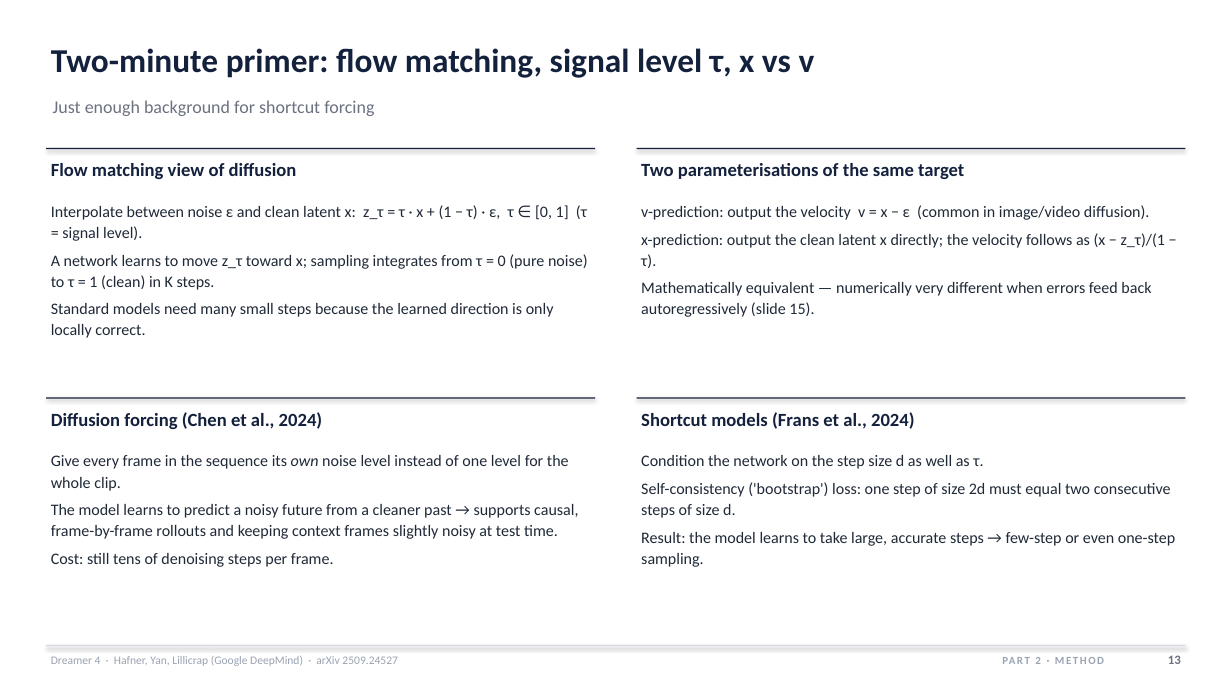
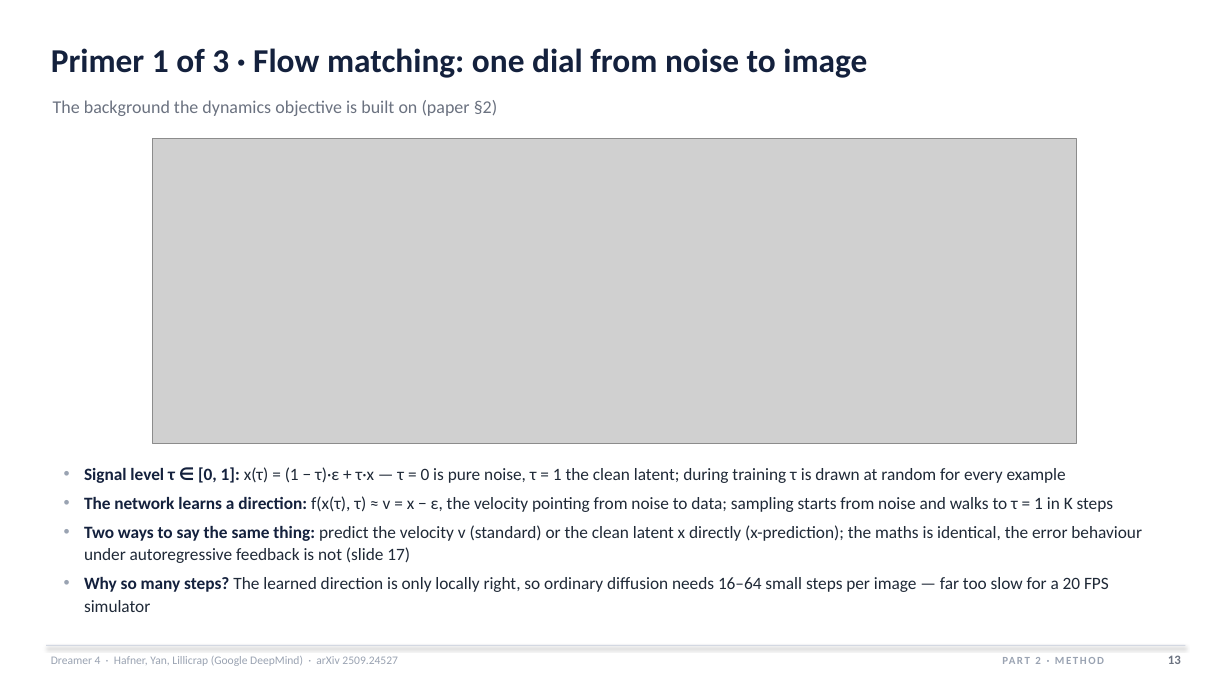
Before and after one commit to HarmannBitte/Dreamer-4, a slide deck: slide 13 of presentation/Dreamer4_Deep_Dive.pptx. Drawn at 1232x693 pixels with LibreOffice and Linux fonts; fonts in the diff are those of the drawing; grey boxes stand for pictures. Boxes give left, top, right and bottom in pixels: in the first picture for what was removed or moved away, otherwise in the second. Text is boxed around its words. In the diff, an @@ line names an element or a change of style, - is before the commit and + after.

Commit message:
Presentation: three-slide method primer (flow matching, diffusion forcing, shortcut models) + schematic tokenizer/dynamics slides with diagrams (41 slides); PDF re-rendered

```diff
--- a/presentation/Dreamer4_Deep_Dive.pptx
+++ b/presentation/Dreamer4_Deep_Dive.pptx
@@ text at [51,48,867,78]: text changed @@
-Two-minute primer: flow matching, signal level τ, x vs v
+Primer 1 of 3 · Flow matching: one dial from noise to image
@@ text at [53,100,498,116]: text changed @@
-Just enough background for shortcut forcing
+The background the dynamics objective is built on (paper §2)
@@ rectangle removed at [46,148,595,149] @@
@@ picture added at [152,139,1077,444] @@
@@ rectangle removed at [637,148,1186,149] @@
@@ text removed at [51,163,297,179] @@
-Flow matching view of diffusion
@@ text removed at [641,163,964,179] @@
-Two parameterisations of the same target
@@ text removed at [51,205,588,338] @@
-Interpolate between noise ε and clean latent x: z_τ = τ · x + (1 − τ) · ε, τ ∈ [0, 1] (τ = signal level).
-A network learns to move z_τ toward x; sampling integrates from τ = 0 (pure noise) to τ = 1 (clean) in K steps.
-Standard models need many small steps because the learned direction is only locally correct.
@@ text removed at [641,205,1166,317] @@
-v-prediction: output the velocity v = x − ε (common in image/video diffusion).
-x-prediction: output the clean latent x directly; the velocity follows as (x − z_τ)/(1 − τ).
-Mathematically equivalent — numerically very different when errors feed back autoregressively (slide 15).
@@ rectangle removed at [46,397,595,398] @@
@@ text removed at [51,412,323,429] @@
-Diffusion forcing (Chen et al., 2024)
@@ rectangle removed at [637,397,1186,398] @@
@@ text removed at [641,412,915,429] @@
-Shortcut models (Frans et al., 2024)
@@ text removed at [51,455,578,567] @@
-Give every frame in the sequence its own noise level instead of one level for the whole clip.
-The model learns to predict a noisy future from a cleaner past → supports causal, frame-by-frame rollouts and keeping context frames slightly noisy at test time.
-Cost: still tens of denoising steps per frame.
@@ text added at [84,467,1142,612], 13.5 pt, text #1F2937 @@
+• Signal level τ ∈ [0, 1]: x(τ) = (1 − τ)·ε + τ·x — τ = 0 is pure noise, τ = 1 the clean latent; during training τ is drawn at random for every example
+• The network learns a direction: f(x(τ), τ) ≈ v = x − ε, the velocity pointing from noise to data; sampling starts from noise and walks to τ = 1 in K steps
+• Two ways to say the same thing: predict the velocity v (standard) or the clean latent x directly (x-prediction); the maths is identical, the error behaviour under autoregressive feedback is not (slide 17)
+• Why so many steps? The learned direction is only locally right, so ordinary diffusion needs 16–64 small steps per image — far too slow for a 20 FPS simulator
@@ text removed at [641,455,1175,567] @@
-Condition the network on the step size d as well as τ.
-Self-consistency ('bootstrap') loss: one step of size 2d must equal two consecutive steps of size d.
-Result: the model learns to take large, accurate steps → few-step or even one-step sampling.
```
Also in this commit, not shown: 28 other slides changed, 2 slides added, 7 other files.
